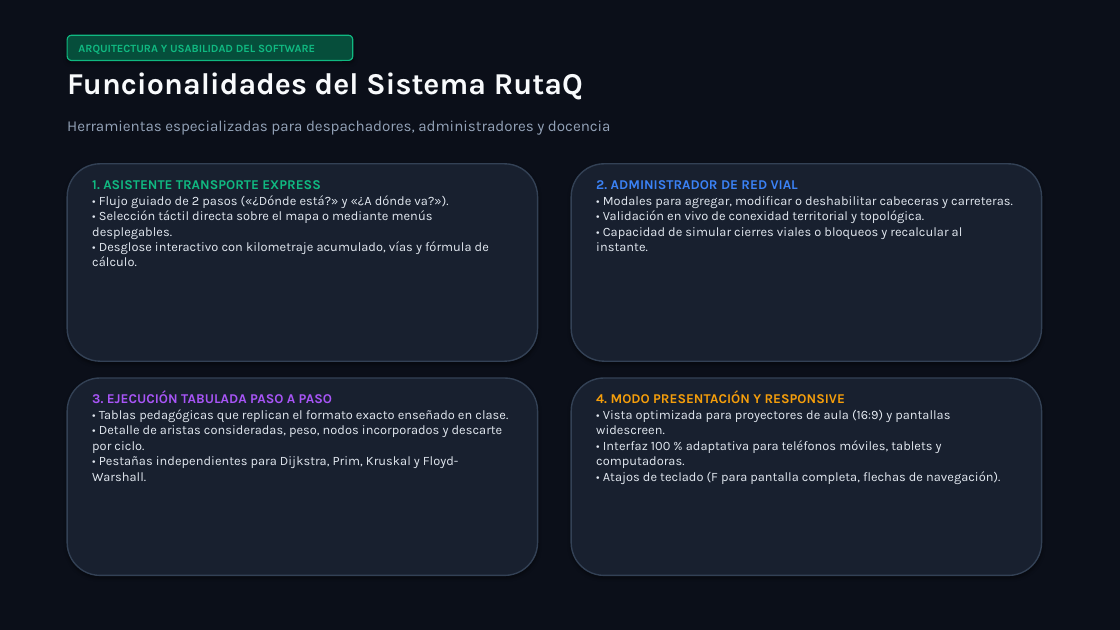
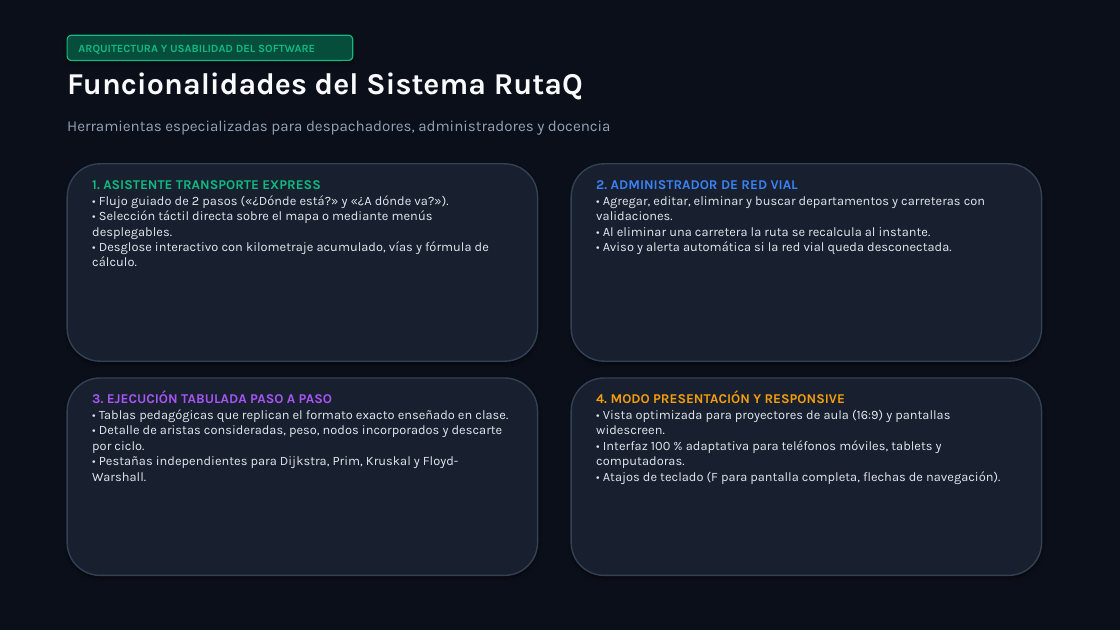
Before and after one commit to Criss-paz/rutaq, a slide deck: slide 9 of docs/proyecto2/presentacion/Presentacion_Transporte_Express.pptx. Drawn at 1120x630 pixels with LibreOffice and Linux fonts; fonts in the diff are those of the drawing. Boxes give left, top, right and bottom in pixels: in the first picture for what was removed or moved away, otherwise in the second. Text is boxed around its words. In the diff, an @@ line names an element or a change of style, - is before the commit and + after.

Commit message:
docs(presentacion): corregir datos tecnicos y carreteras en PPTX y web (ronda 2)

```diff
--- a/docs/proyecto2/presentacion/Presentacion_Transporte_Express.pptx
+++ b/docs/proyecto2/presentacion/Presentacion_Transporte_Express.pptx
@@ text at (x1=596, y1=196, x2=985, y2=254): text changed @@
-• Modales para agregar, modificar o deshabilitar cabeceras y carreteras.
-• Validación en vivo de conexidad territorial y topológica.
-• Capacidad de simular cierres viales o bloqueos y recalcular al instante.
+• Agregar, editar, eliminar y buscar departamentos y carreteras con validaciones.
+• Al eliminar una carretera la ruta se recalcula al instante.
+• Aviso y alerta automática si la red vial queda desconectada.
```
Also in this commit, not shown: 7 other slides changed, 2 other files.
